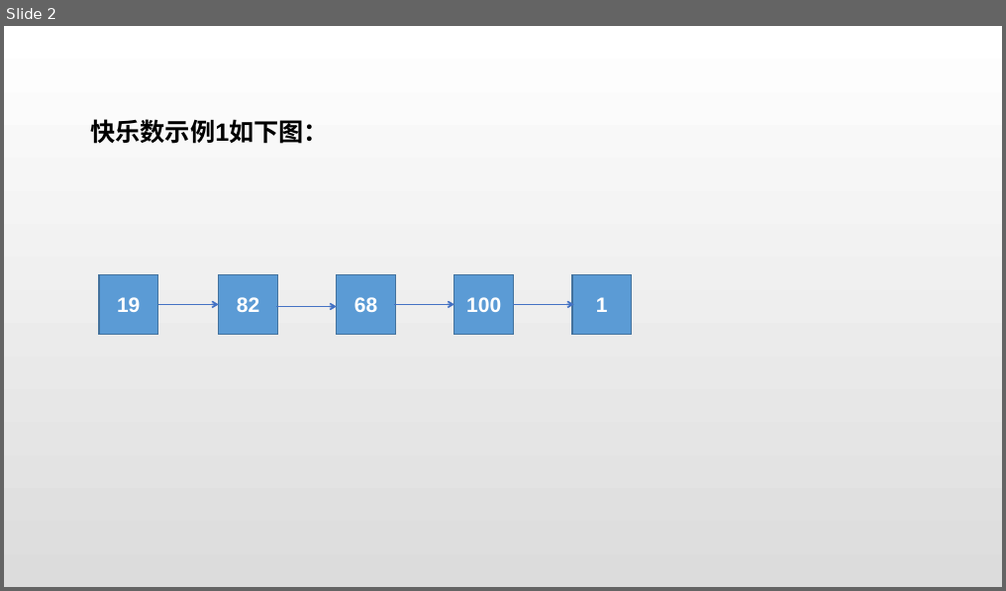
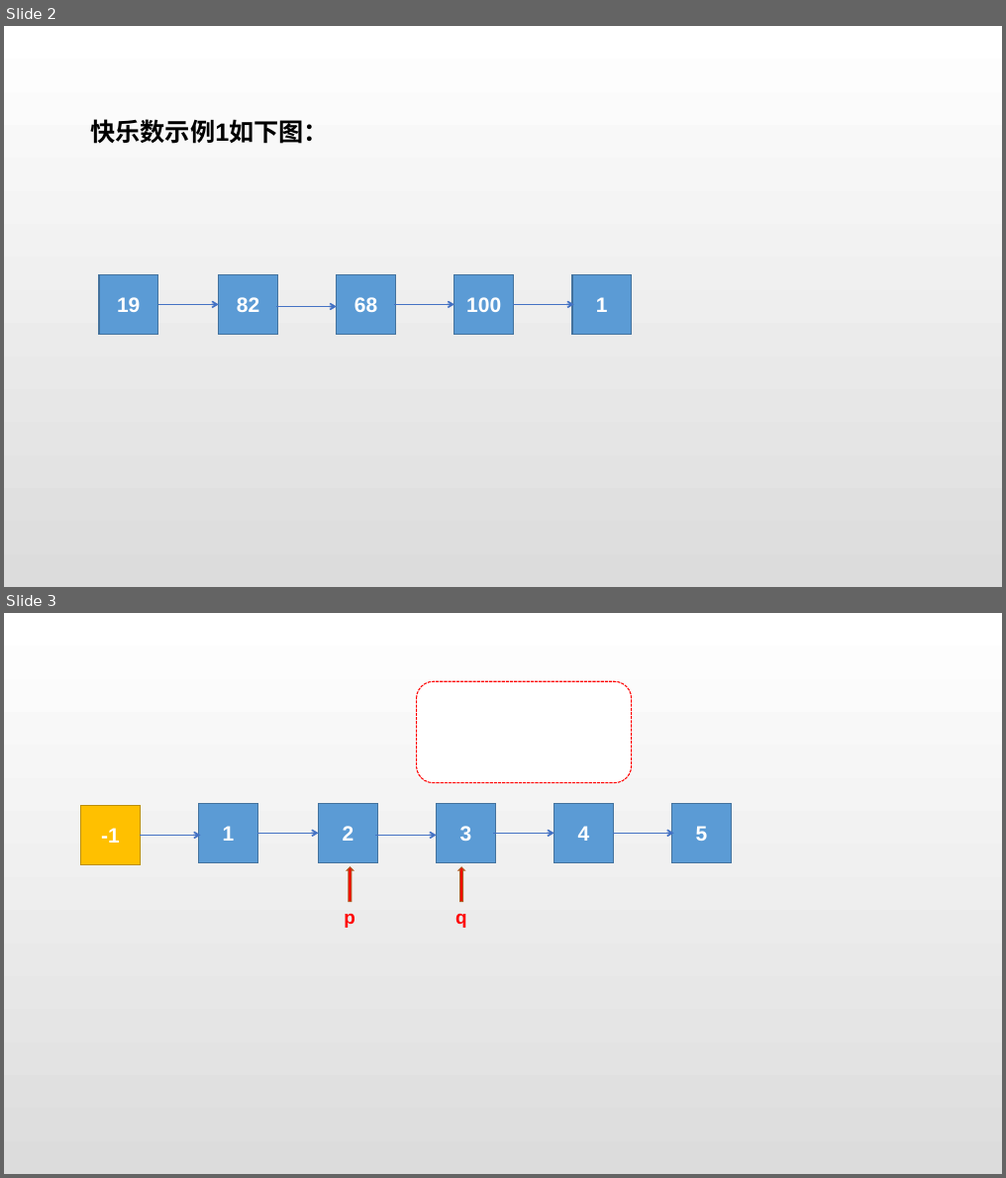
Before and after one commit to IHEET/frontend-studynotes, a slide deck: Algorithm/动态图/一.pptx. Shown one above the other, each under a label of ours: slide 2 before the commit, slides 2 and 3 after it. The pictures are 1006x591 and 1006x1178 pixels, drawn with LibreOffice and Linux fonts; fonts in the diff are those of the drawing. Boxes give left, top, right and bottom in pixels: in the first picture for what was removed or moved away, otherwise in the second. Text is boxed around its words. In the diff, an @@ line names an element or a change of style, - is before the commit and + after.

```diff
--- a/Algorithm/动态图/一.pptx
+++ b/Algorithm/动态图/一.pptx
@@ slide 3 added at [4, 613, 1002, 1174], background gradient #FFFFFF to #DCDCDC @@
@@ rounded rectangle added at [417, 682, 632, 783], fill #FFFFFF, outline #FF0000 1 pt dashed @@
@@ group added at [81, 804, 732, 865]: 6 rectangles, 5 arrows @@
+1
+4
+2
+3
+5
+-1
@@ up arrow added at [347, 867, 352, 902], fill #FF0000, outline #AF5C24 1 pt @@
@@ up arrow added at [458, 867, 464, 902], fill #FF0000, outline #AF5C24 1 pt @@
@@ text added at [344, 913, 355, 928], 18 pt, text #FF0000, bold @@
+p
@@ text added at [455, 914, 467, 928], 18 pt, text #FF0000, bold @@
+q
```
Also in this commit, not shown: 1 slide changed, 2 other slides added, 12 other files.
